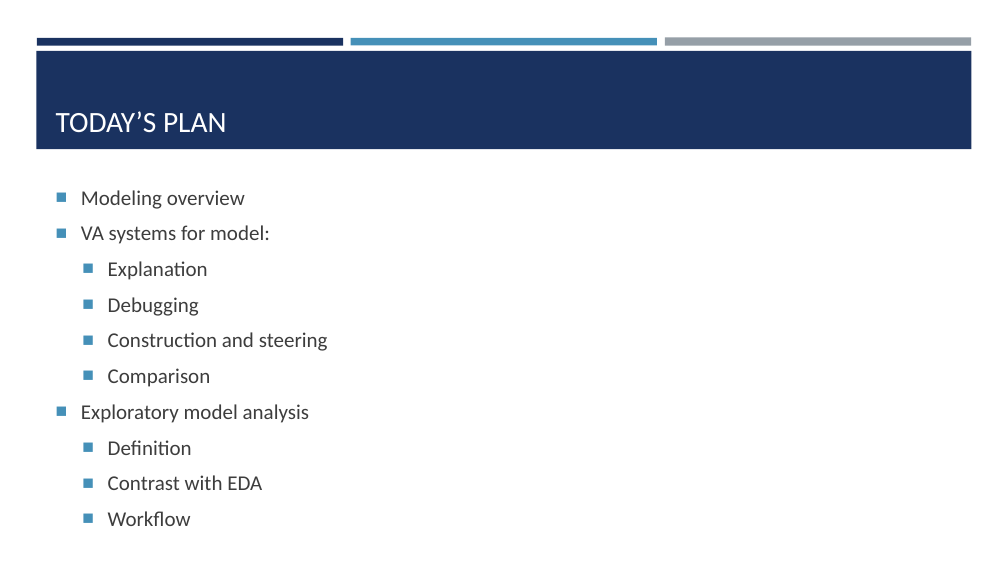
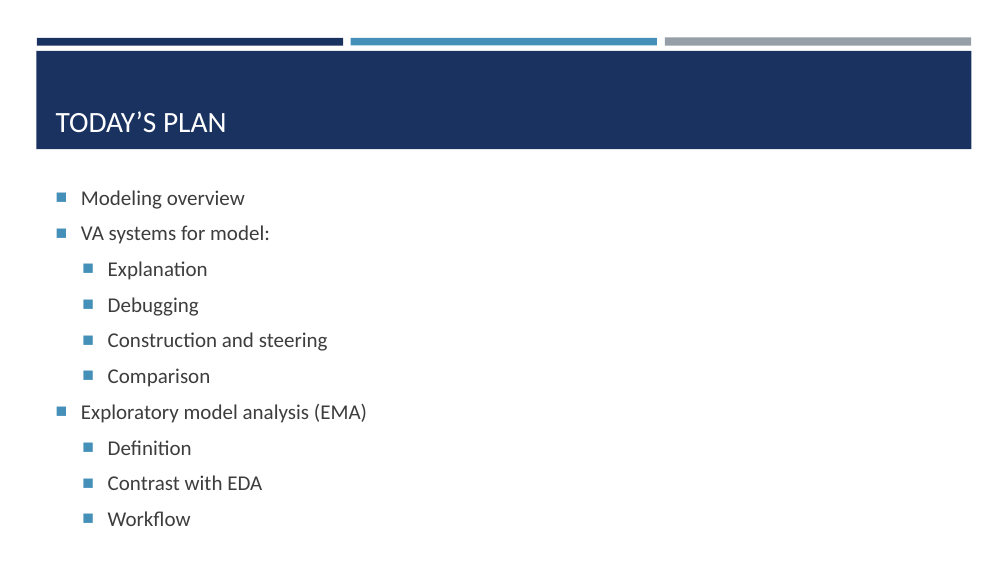
Before and after one commit to amosca01/SDS-CSC235, a slide deck: slide 2 of slides/15-modeling.pptx. Drawn at 1008x567 pixels with LibreOffice and Linux fonts; fonts in the diff are those of the drawing. Boxes give left, top, right and bottom in pixels: in the first picture for what was removed or moved away, otherwise in the second. Text is boxed around its words. In the diff, an @@ line names an element or a change of style, - is before the commit and + after.

```diff
--- a/slides/15-modeling.pptx
+++ b/slides/15-modeling.pptx
@@ text at (81,404,367,423): text changed @@
-■ Exploratory model analysis
+■ Exploratory model analysis (EMA)
```
Also in this commit, not shown: 6 other files.
